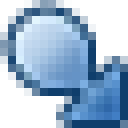
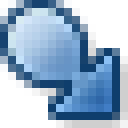
Layered file, before and after one edit (128px x 128px). Changes by layer:
painted on "Слой 1" over (8, 8, 120, 120)
